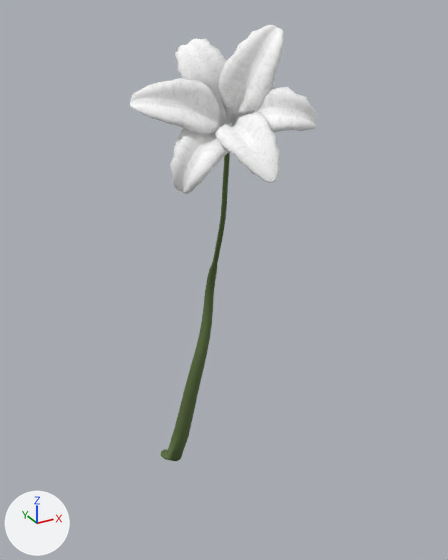
Before and after pictures for a commit that changed the glTF model models/rose2curv1.glb.
Before and after are seen from a 50 mm camera at (-69.2, -147.7, 174.4) aimed at (8.2, -7.0, 104.1). Every picture has the same lights, and +X, +Y and +Z are marked at lower left. Where no turn or scale is listed for an object, it has been applied to the vertices. Vertices at the same position are counted once.

The first picture shows 'base', 'flower_set_01_lilies.001'.
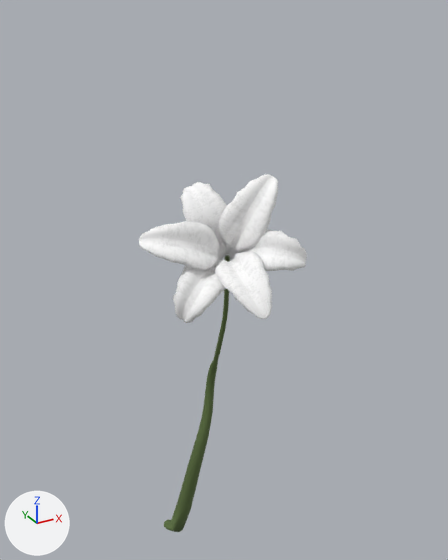
Where the newer file only moved an object's origin or applied its transform, the numbers keep the older frame.

Pixel boxes [x1, y1, x2, y2] of what changed, in the pictures (448 x 560 px):
'flower_set_01_lilies.001', reshaped (10% narrower, 12% shorter): before [130, 25, 317, 194]; after [139, 174, 307, 323]
'base', reshaped, moved, rescaled (10% shorter): before [161, 152, 230, 461]; after [164, 255, 230, 532]

The change, as a list of edits to the scene's bpy script:
```text
Change me_flower_set_01_lilies:
    used by ob_base; location = (0.0, 0.0, 39.6); scale = (1.1, 1.1, 1.09)
    remove me_flower_set_01_lilies.from_pydata(...)  # 200 vertices, 392 faces; spans x -3.8..10.5, y -16.6..17.4, z -9.8..99.8
    add me_flower_set_01_lilies.from_pydata(...)  # 200 vertices, 392 faces; spans x -4.2..11.5, y -18.2..19.1, z -3.8..115.8
    me_flower_set_01_lilies part 1: 200 of 200 vertices moved; they spanned x -3.8..10.5, y -16.6..17.4, z -9.8..99.8 and now span x -4.2..11.5, y -18.2..19.1, z -3.8..115.8; mean shift (0.9, 0.4, 12.0); largest move (5.9, -10.2, 84.8) -> (7.9, -9.5, 100.8)
Change me_flower_set_01_lilies_001:
    where me_flower_set_01_lilies_001.from_pydata(...)  # 4668 vertices, 9312 faces; spans x -21.0..16.2, y -42.4..-11.4, z 97.3..131.3
    used by ob_flower_set_01_lilies_001; location = (0.0, 0.0, 39.6)
    me_flower_set_01_lilies_001 part 2: the whole mesh is multiplied about its middle by the matrix ((0.998, 0.006, 0.056), (-0.009, 0.998, 0.056), (-0.056, -0.057, 0.997)), then moved by (0.7, 1.7, -32.8)
Change ob_base:
    ob_base.scale: (1.1, 1.1, 1.09) -> (1.0, 1.0, 1.0)
    ob_base.location: (0.0, 0.0, 39.6) -> (0.0, 0.0, 0.0)
```
